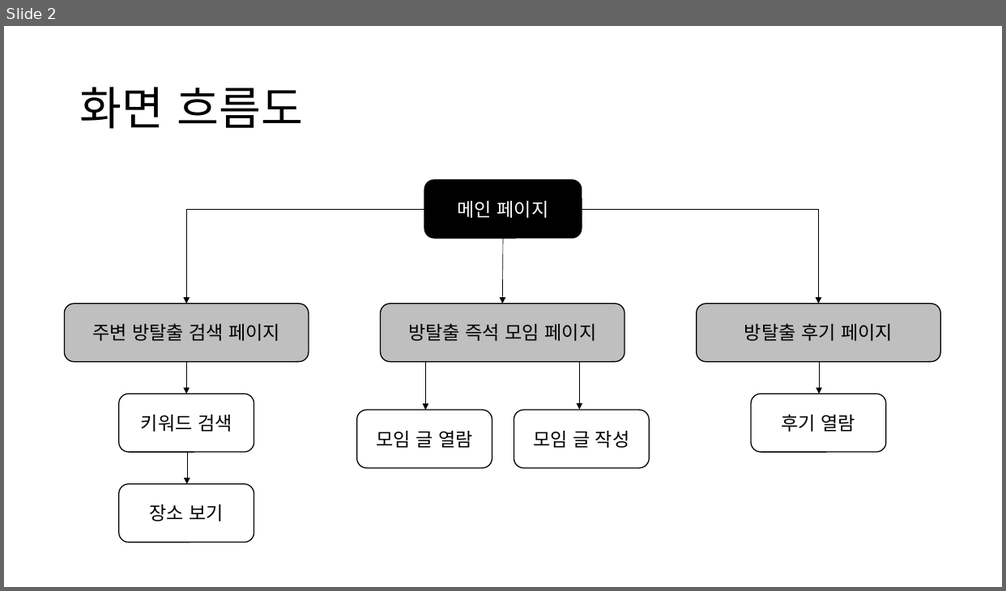
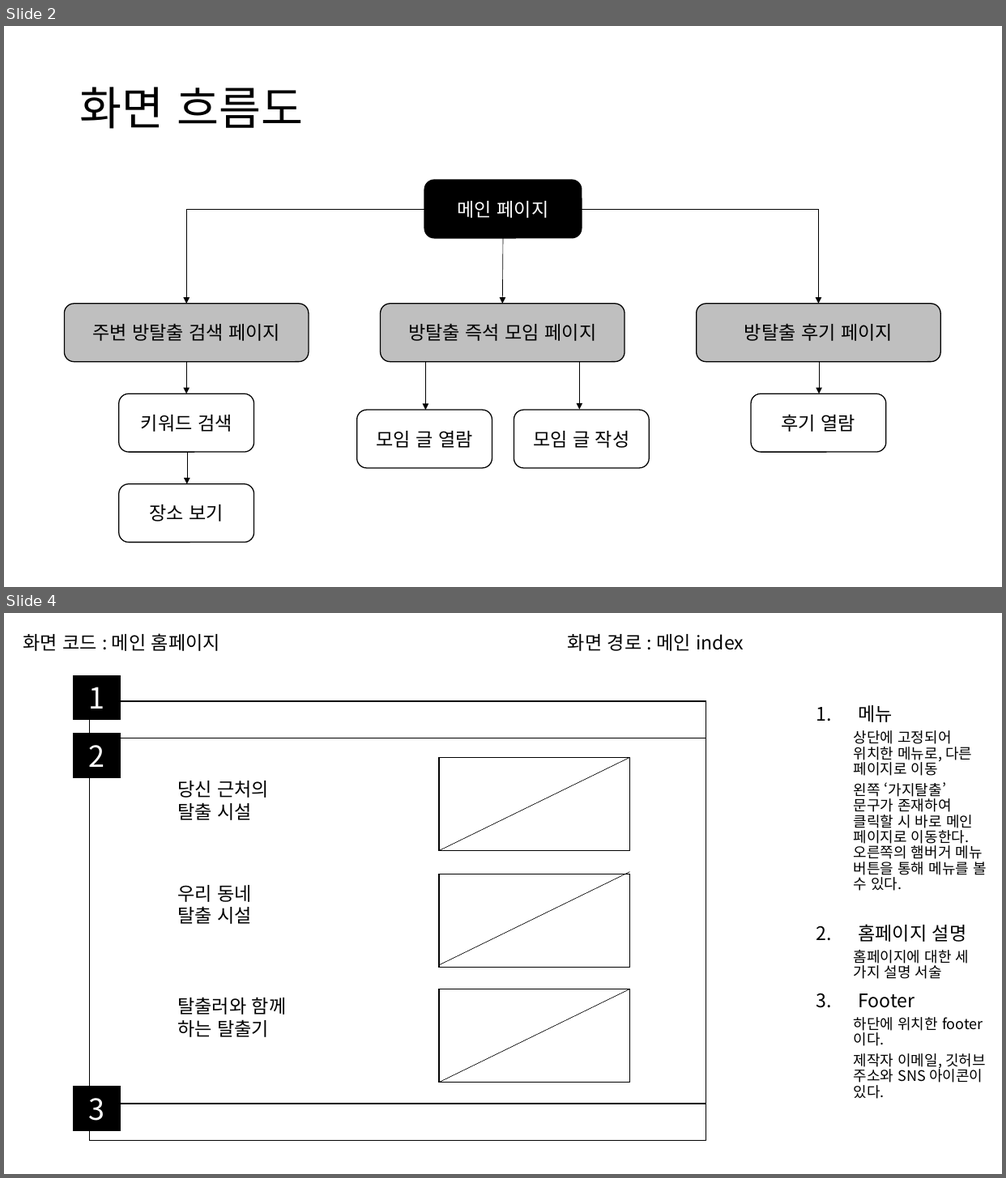
Before and after one commit to MJKim99/Frontend-Study, a slide deck: myweb/doc/UI 설계 문서.pptx. Shown one above the other, each under a label of ours: slide 2 before the commit, slides 2 and 4 after it; the slides between them are not shown. The pictures are 1006x591 and 1006x1178 pixels, drawn with LibreOffice and Linux fonts; fonts in the diff are those of the drawing. Boxes give left, top, right and bottom in pixels: in the first picture for what was removed or moved away, otherwise in the second. Text is boxed around its words. In the diff, an @@ line names an element or a change of style, - is before the commit and + after.

```diff
--- a/myweb/doc/UI 설계 문서.pptx
+++ b/myweb/doc/UI 설계 문서.pptx
@@ slide 4 added at (x1=4, y1=613, x2=1002, y2=1174), background #FFFFFF @@
@@ text added at (x1=23, y1=633, x2=220, y2=651), 18 pt, text #000000 @@
+화면 코드 : 메인 홈페이지
@@ text added at (x1=568, y1=634, x2=744, y2=651), 18 pt, text #000000 @@
+화면 경로 : 메인 index
@@ rectangle added at (x1=73, y1=676, x2=119, y2=720), fill #000000, outline #000000 1 pt, 28 pt, text #FFFFFF @@
+1
@@ rectangle added at (x1=89, y1=701, x2=706, y2=738), fill #FFFFFF, outline #000000 1 pt @@
@@ text added at (x1=854, y1=705, x2=987, y2=1099), 14 pt, text #000000 @@
+1. 메뉴
+  상단에 고정되어 위치한 메뉴로, 다른 페이지로 이동
+  왼쪽 ‘가지탈출’ 문구가 존재하여 클릭할 시 바로 메인 페이지로 이동한다. 오른쪽의 햄버거 메뉴 버튼을 통해 메뉴를 볼 수 있다.
+2. 홈페이지 설명
+  홈페이지에 대한 세 가지 설명 서술
+3. Footer
+  하단에 위치한 footer이다.
+  제작자 이메일, 깃허브 주소와 SNS 아이콘이 있다.
@@ rectangle added at (x1=73, y1=734, x2=119, y2=777), fill #000000, outline #000000 1 pt, 28 pt, text #FFFFFF @@
+2
@@ rectangle added at (x1=89, y1=738, x2=706, y2=1105), fill #FFFFFF, outline #000000 1 pt @@
@@ rectangle added at (x1=439, y1=757, x2=630, y2=851), fill #FFFFFF, outline #000000 1 pt @@
@@ line added from (630, 757) to (439, 851), #000000 0.5 pt @@
@@ text added at (x1=177, y1=781, x2=269, y2=820), 18 pt, text #000000 @@
+당신 근처의
+탈출 시설
@@ rectangle added at (x1=439, y1=875, x2=630, y2=968), fill #FFFFFF, outline #000000 1 pt @@
@@ line added from (630, 872) to (439, 965), #000000 0.5 pt @@
@@ text added at (x1=177, y1=885, x2=252, y2=924), 18 pt, text #000000 @@
+우리 동네
+탈출 시설
@@ text added at (x1=177, y1=997, x2=287, y2=1037), 18 pt, text #000000 @@
+탈출러와 함께 하는 탈출기
@@ rectangle added at (x1=439, y1=990, x2=630, y2=1083), fill #FFFFFF, outline #000000 1 pt @@
@@ line added from (630, 990) to (439, 1082), #000000 0.5 pt @@
@@ rectangle added at (x1=73, y1=1086, x2=119, y2=1131), fill #000000, outline #000000 1 pt, 28 pt, text #FFFFFF @@
+3
@@ rectangle added at (x1=89, y1=1104, x2=706, y2=1141), fill #FFFFFF, outline #000000 1 pt @@
```
Also in this commit, not shown: 1 slide changed, 5 other slides added, 1 slide removed.
